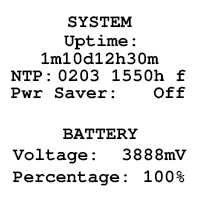
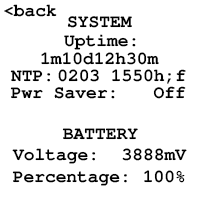
Layered file, before and after one edit (200×200). Changes by layer:
added layer "<back" above "0203 1550h;f" over (4, 4, 57, 17)
renamed "0203 1550h f" to "0203 1550h;f", painted on it over (167, 73, 171, 84)
